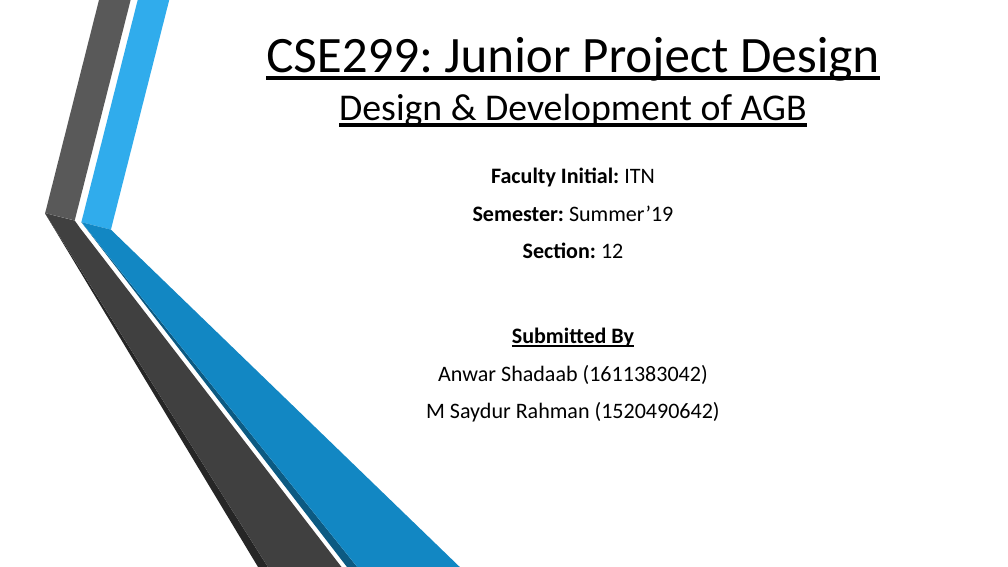
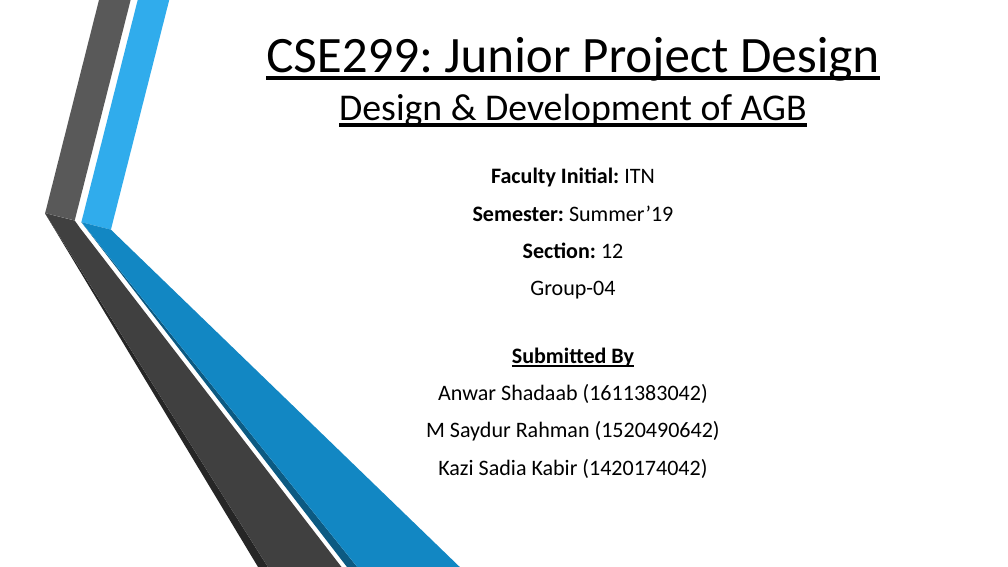
Before and after one commit to Shadaab1611383/AGB-CSE299-Group-04, a slide deck: slide 1 of Week-2/Slide/AGB Week Two.pptx. Drawn at 1008x567 pixels with LibreOffice and Linux fonts; fonts in the diff are those of the drawing; background and template pictures are left out. Boxes give left, top, right and bottom in pixels: in the first picture for what was removed or moved away, otherwise in the second. Text is boxed around its words. In the diff, an @@ line names an element or a change of style, - is before the commit and + after.

```diff
--- a/Week-2/Slide/AGB Week Two.pptx
+++ b/Week-2/Slide/AGB Week Two.pptx
@@ subtitle at <box>530,280,615,299</box>: paragraph added @@
+Group-04
@@ text "Submitted By": place and size @@
-text "Submitted By" at <box>426,327,720,422</box>
+text "Submitted By" at <box>426,347,720,478</box>
@@ text at <box>438,459,707,478</box>: paragraph added @@
+Kazi Sadia Kabir (1420174042)
```
